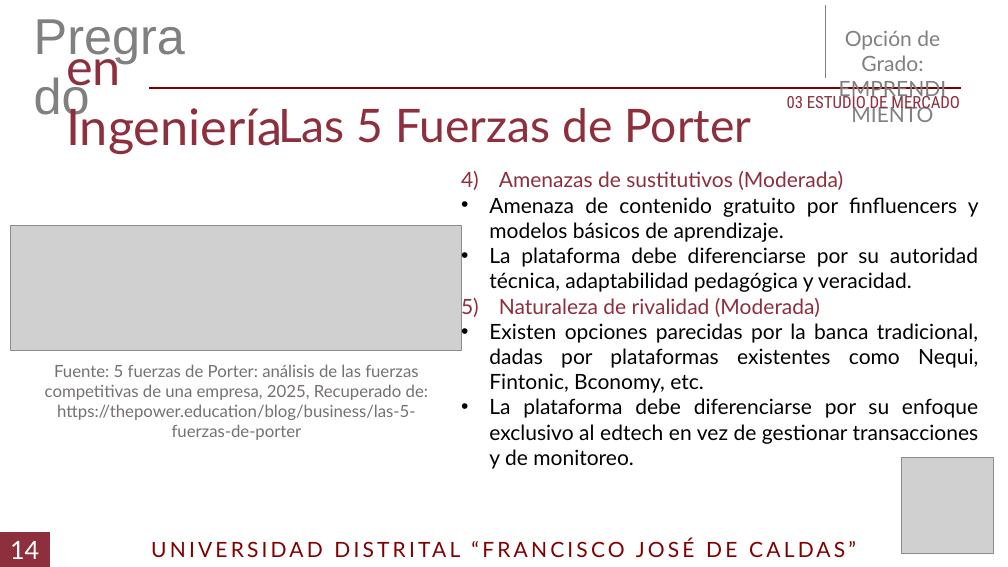
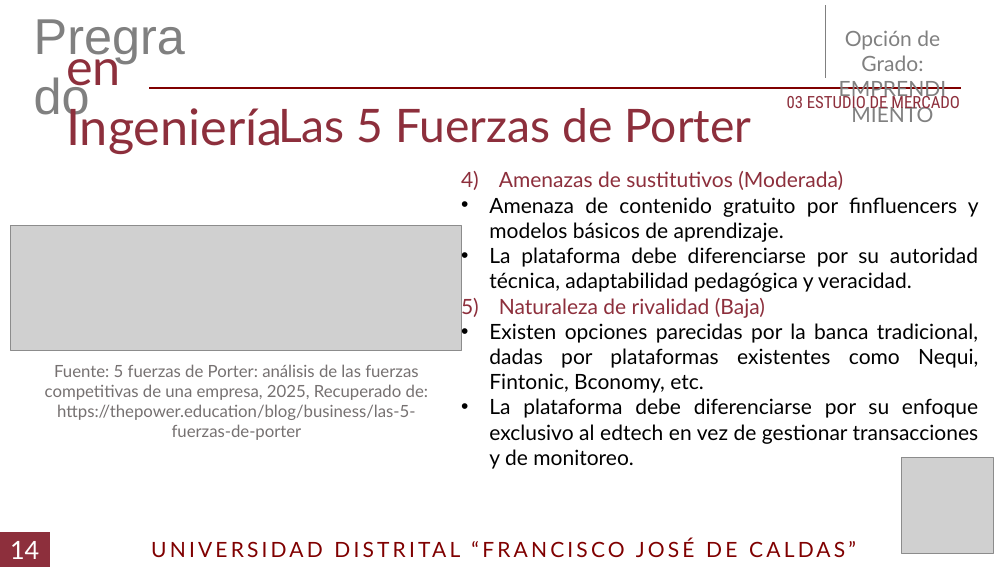
Before and after one commit to DLRin/anteproyecto, a slide deck: slide 15 of Presentacion/Presentacion.pptx. Drawn at 1008x567 pixels with LibreOffice and Linux fonts; fonts in the diff are those of the drawing; grey boxes stand for pictures. Boxes give left, top, right and bottom in pixels: in the first picture for what was removed or moved away, otherwise in the second. Text is boxed around its words. In the diff, an @@ line names an element or a change of style, - is before the commit and + after.

```diff
--- a/Presentacion/Presentacion.pptx
+++ b/Presentacion/Presentacion.pptx
@@ text at [499,298,765,318]: text changed @@
-5) Naturaleza de rivalidad (Moderada)
+5) Naturaleza de rivalidad (Baja)
```
Also in this commit, not shown: 21 other slides changed, 2 slides added, 24 other files.
